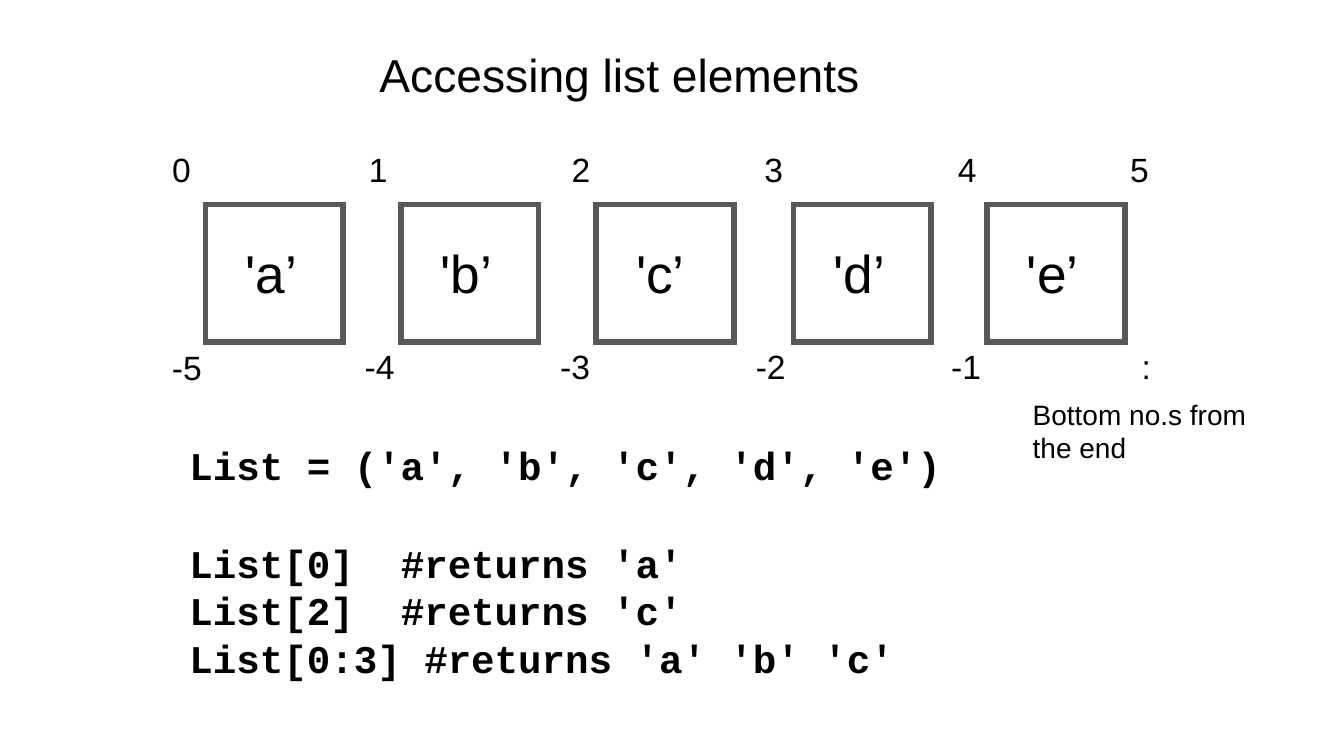
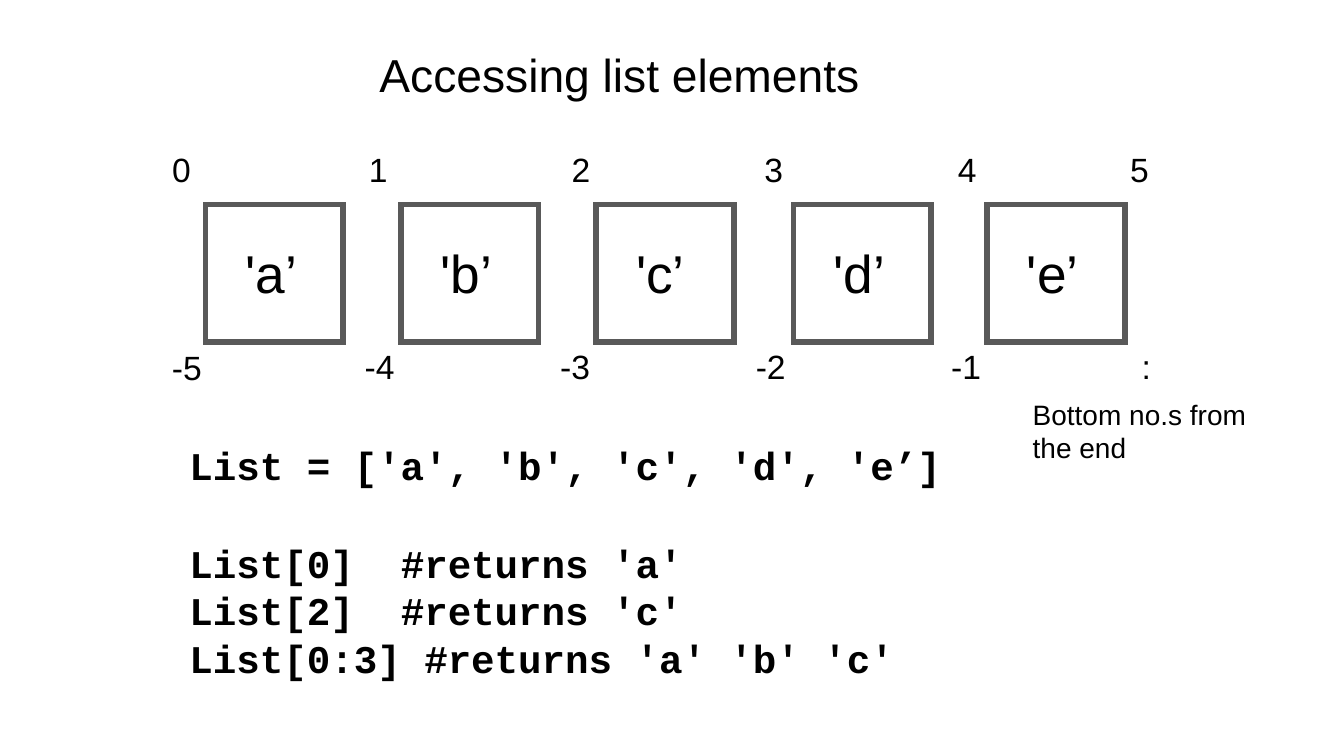
Before and after one commit to tparchman/F21_BIOL792, a slide deck: slide 4 of week7_pythonII/week7_python_chap9.pptx. Drawn at 1344x756 pixels with LibreOffice and Linux fonts; fonts in the diff are those of the drawing. Boxes give left, top, right and bottom in pixels: in the first picture for what was removed or moved away, otherwise in the second. Text is boxed around its words. In the diff, an @@ line names an element or a change of style, - is before the commit and + after.

```diff
--- a/week7_pythonII/week7_python_chap9.pptx
+++ b/week7_pythonII/week7_python_chap9.pptx
@@ text at [189, 452, 941, 488]: text changed @@
-List = ('a', 'b', 'c', 'd', 'e')
+List = ['a', 'b', 'c', 'd', 'e’]
```
Also in this commit, not shown: 3 other slides changed, 2 slides added, 11 other files.
